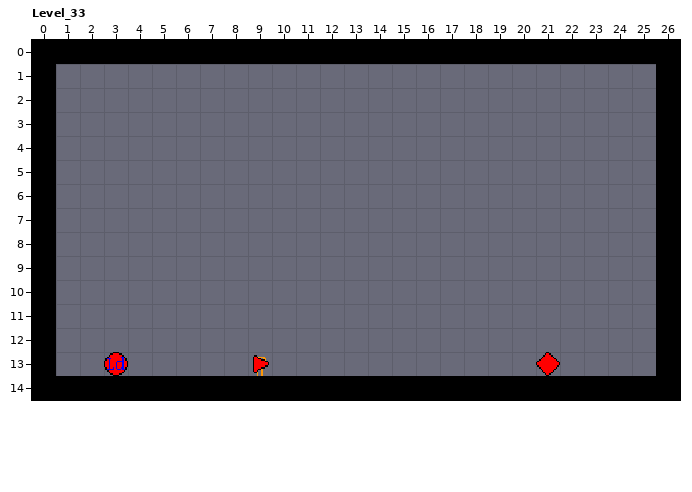
One commit to this LDtk project: Assets/Monet/LDtk/Demo/Demo.ldtk. The picture above was drawn from the file before the commit.
Cells are 16x16 px. Shown: Level_33 x 0..26, y 0..14. The commit also changed other parts of the map, which this record leaves out.
Now the later version:
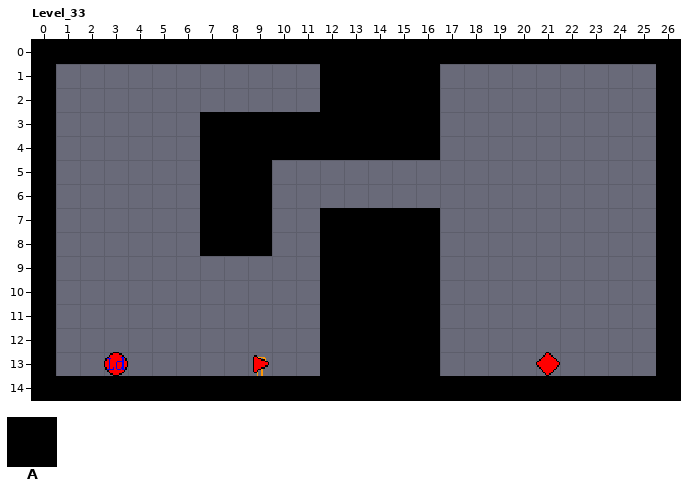
Key: from "Ground": A 0.
_ is an empty cell.
Diff:
Changed rows in their new state; . is an unchanged cell.
Layer "Ground":
first column x 7:
 1 .....AAAAA
 2 .....AAAAA
 3 AAAAAAAAAA
 4 AAAAAAAAAA
 5 AAA.......
 6 AAA.......
 7 AAA..AAAAA
 8 AAA..AAAAA
 9 .....AAAAA
10 .....AAAAA
11 .....AAAAA
12 .....AAAAA
13 .....AAAAA
